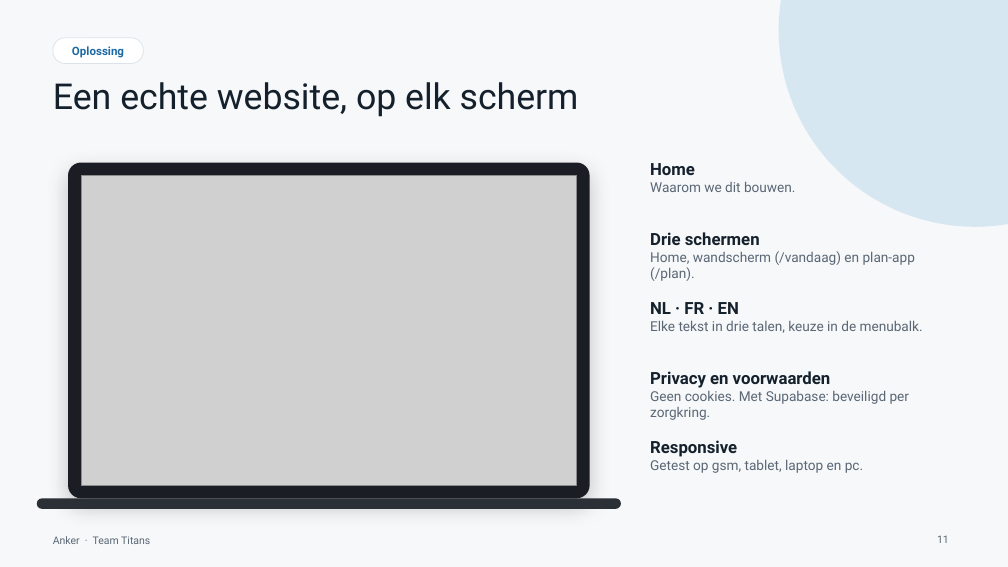
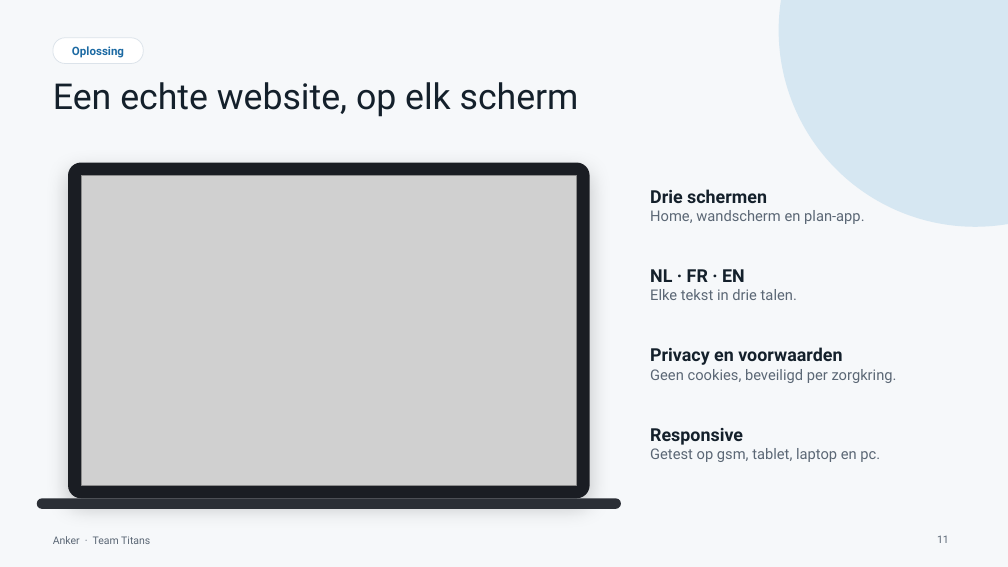
Before and after one commit to sergiuNE/Titans---Hack_The_Future, a slide deck: slide 11 of Documentation/Anker-pitch.pptx. Drawn at 1008x567 pixels with LibreOffice and Linux fonts; fonts in the diff are those of the drawing; grey boxes stand for pictures. Boxes give left, top, right and bottom in pixels: in the first picture for what was removed or moved away, otherwise in the second. Text is boxed around its words. In the diff, an @@ line names an element or a change of style, - is before the commit and + after.

Commit message:
Shorten slides 3, 7 and 10, fix the layout of slide 11
Keeps the latest manual edits: slide 11 without the Home item, the demo slide with only its title.

```diff
--- a/Documentation/Anker-pitch.pptx
+++ b/Documentation/Anker-pitch.pptx
@@ text removed at (650,163,795,192) @@
-Home
-Waarom we dit bouwen.
@@ text at (650,189,767,203): size 16 to 17 pt in "Drie schermen" @@
@@ text "Drie schermen": place and size @@
-text "Drie schermen" at (650,232,915,281)
+text "Drie schermen" at (650,189,864,224)
@@ text at (650,210,864,224): text changed; size 13 to 14 pt @@
-Home, wandscherm (/vandaag) en plan-app (/plan).
+Home, wandscherm en plan-app.
@@ text at (650,269,745,282): size 16 to 17 pt in "NL · FR · EN" @@
@@ text "NL · FR · EN": place and size @@
-text "NL · FR · EN" at (650,302,923,333)
+text "NL · FR · EN" at (650,269,797,300)
@@ text at (650,289,797,300): text changed; size 13 to 14 pt @@
-Elke tekst in drie talen, keuze in de menubalk.
+Elke tekst in drie talen.
@@ text at (650,347,842,365): size 16 to 17 pt in "Privacy en voorwaarden" @@
@@ text "Privacy en voorwaarden": place and size @@
-text "Privacy en voorwaarden" at (650,371,909,420)
+text "Privacy en voorwaarden" at (650,347,897,383)
@@ text at (650,369,897,383): text changed; size 13 to 14 pt @@
-Geen cookies. Met Supabase: beveiligd per zorgkring.
+Geen cookies, beveiligd per zorgkring.
@@ text "Responsive": place and size @@
-text "Responsive" at (650,440,863,473)
+text "Responsive" at (650,428,880,462)
@@ text "Responsive" at (650,428,880,462): size 16 to 17 pt in "Responsive"; size 13 to 14 pt in "Getest op gsm, tablet, laptop en pc." @@
```
Also in this commit, not shown: 4 other slides changed.
